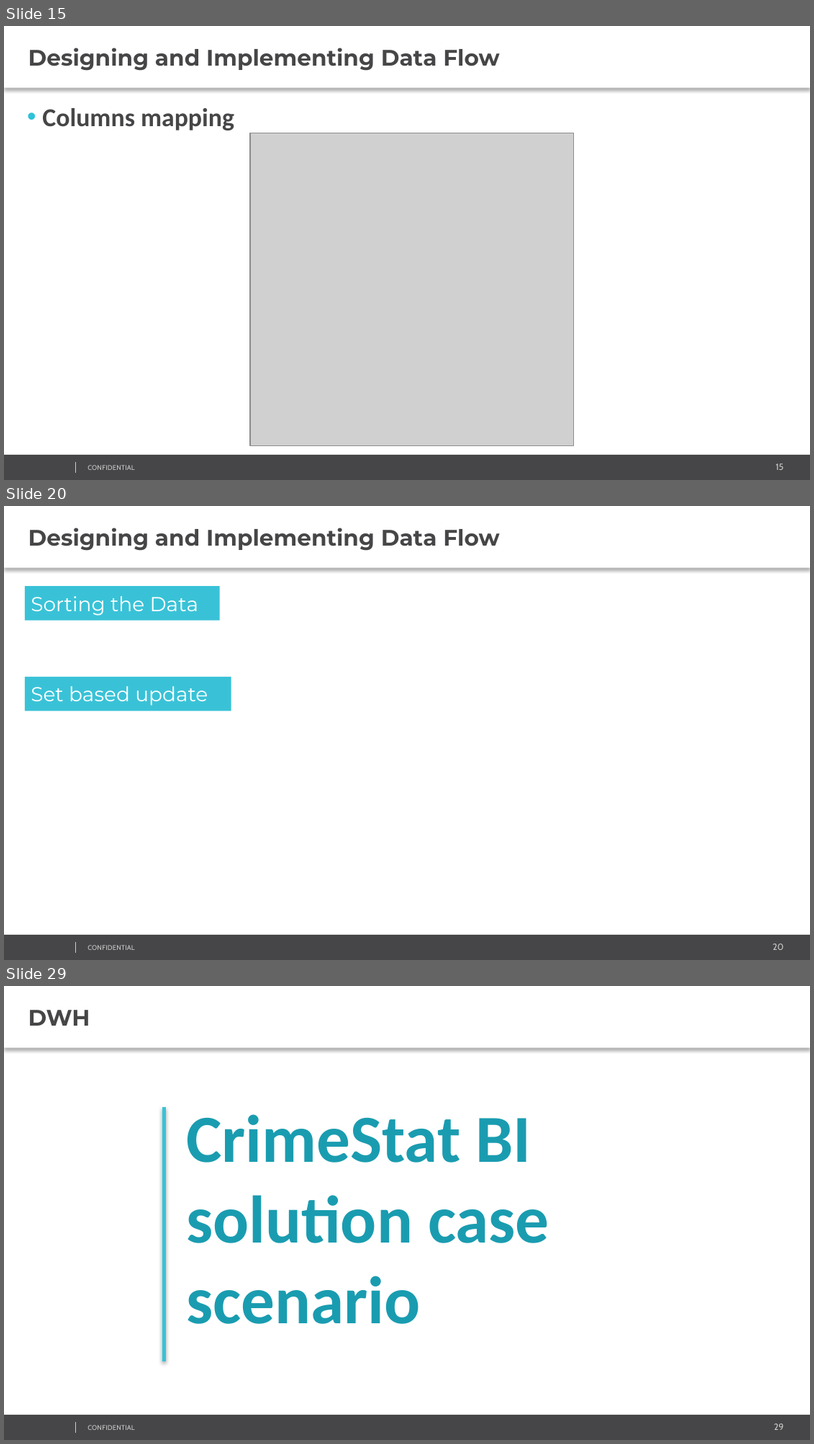
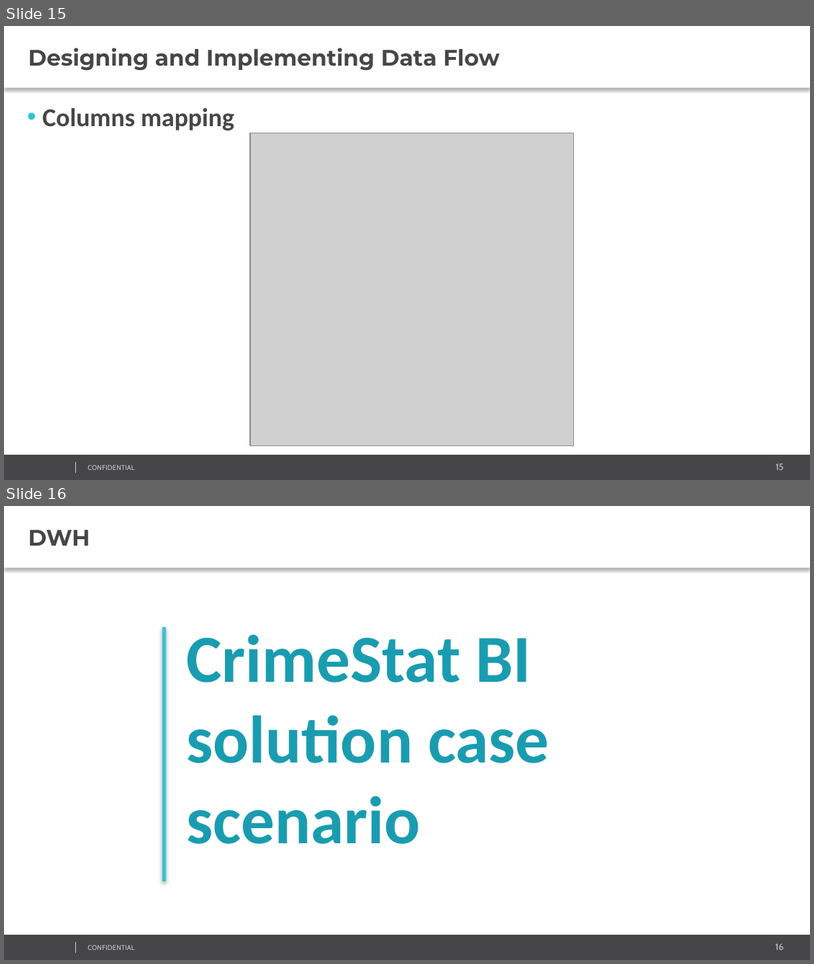
Before and after one commit to AndreyQC/MSBI.Lab, a slide deck: MSBI.Lecture.15/MSBI.Dev.S19E15.pptx. Shown one above the other, each under a label of ours: slides 15, 20 and 29 before the commit, slides 15 and 16 after it; the slides between them are not shown. The pictures are 814x1444 and 814x964 pixels, drawn with LibreOffice and Linux fonts; fonts in the diff are those of the drawing; grey boxes stand for pictures; background and template pictures are left out. Boxes give left, top, right and bottom in pixels: in the first picture for what was removed or moved away, otherwise in the second. Text is boxed around its words. In the diff, an @@ line names an element or a change of style, - is before the commit and + after.

```diff
--- a/MSBI.Lecture.15/MSBI.Dev.S19E15.pptx
+++ b/MSBI.Lecture.15/MSBI.Dev.S19E15.pptx
@@ slide 20 removed at [4,506,810,960], background #FFFFFF; not listed: 4 template elements that a slide beside it also shows @@
@@ text removed at [4,506,810,568] @@
-Designing and Implementing Data Flow
@@ rectangle removed at [25,586,220,620] @@
-Sorting the Data
@@ rectangle removed at [25,676,232,710] @@
-Set based update
@@ what was slide 29 is now slide 16 @@
@@ page number at [776,943,784,950]: text changed @@
-29
+16
```
Also in this commit, not shown: 12 other slides removed.
